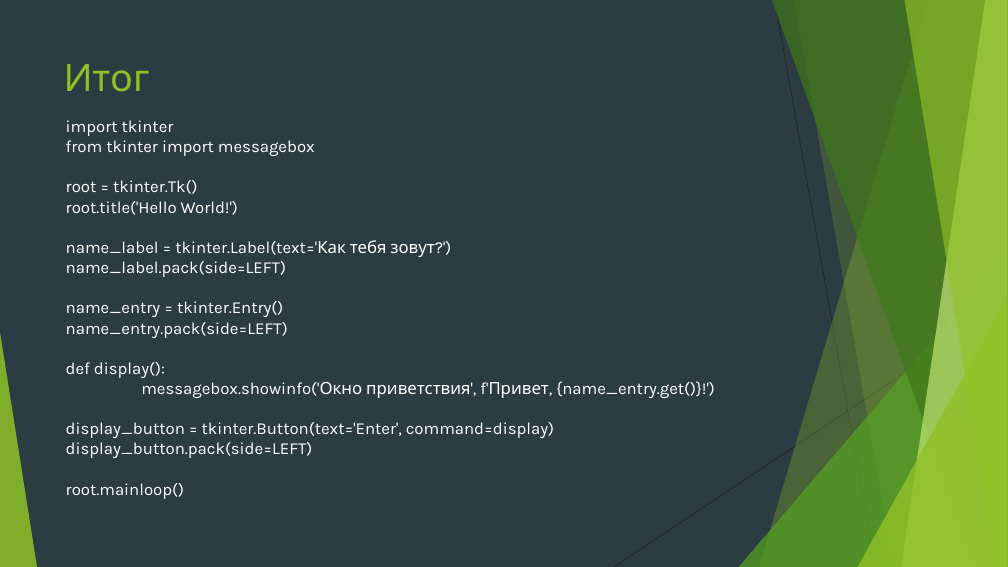
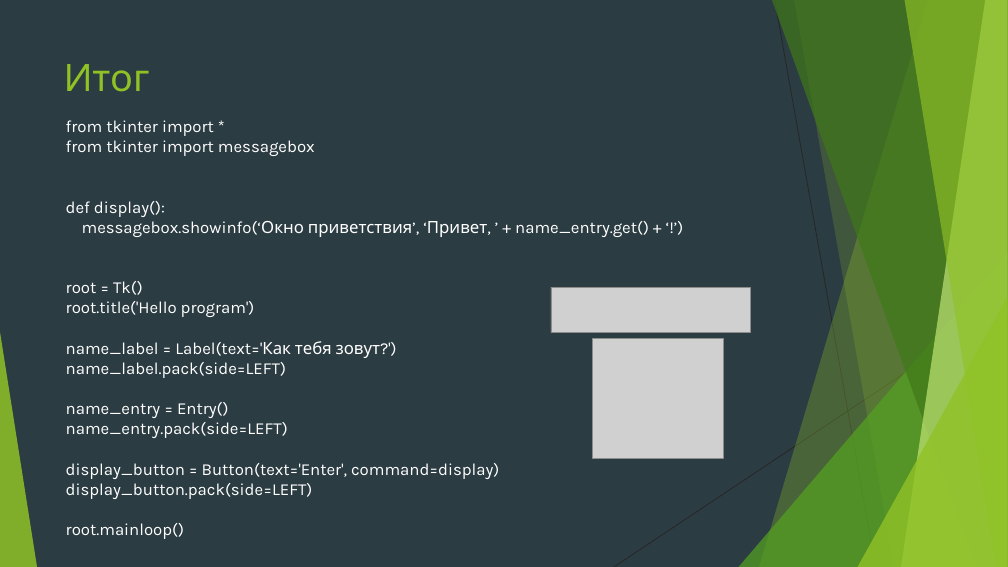
Before and after one commit to Yegor9151/for_corund, a slide deck: slide 30 of course_project_for_korund/ver 1.1/уроки/МК по Python.pptx (slide 46 before the commit). Drawn at 1008x567 pixels with LibreOffice and Linux fonts; fonts in the diff are those of the drawing; grey boxes stand for pictures. Boxes give left, top, right and bottom in pixels: in the first picture for what was removed or moved away, otherwise in the second. Text is boxed around its words. In the diff, an @@ line names an element or a change of style, - is before the commit and + after.

```diff
--- a/course_project_for_korund/ver 1.1/уроки/МК по Python.pptx
+++ b/course_project_for_korund/ver 1.1/уроки/МК по Python.pptx
@@ text at (66,120,649,539): text changed @@
-import tkinter
-from tkinter import messagebox
-root = tkinter.Tk()
-root.title('Hello World!')
-name_label = tkinter.Label(text='Как тебя зовут?')
-name_label.pack(side=LEFT)
-name_entry = tkinter.Entry()
-name_entry.pack(side=LEFT)
-def display():
-messagebox.showinfo('Окно приветствия', f'Привет, {name_entry.get()}!')
-display_button = tkinter.Button(text='Enter', command=display)
-display_button.pack(side=LEFT)
-root.mainloop()
+from tkinter import *
+from tkinter import messagebox
+def display():
+messagebox.showinfo(‘Окно приветствия’, ‘Привет, ’ + name_entry.get() + ‘!’)
+root = Tk()
+root.title('Hello program')
+name_label = Label(text='Как тебя зовут?')
+name_label.pack(side=LEFT)
+name_entry = Entry()
+name_entry.pack(side=LEFT)
+display_button = Button(text='Enter', command=display)
+display_button.pack(side=LEFT)
+root.mainloop()
@@ picture added at (551,287,751,333) @@
@@ picture added at (592,339,724,458) @@
```
Also in this commit, not shown: 18 other slides changed, 4 slides added, 20 slides removed.
